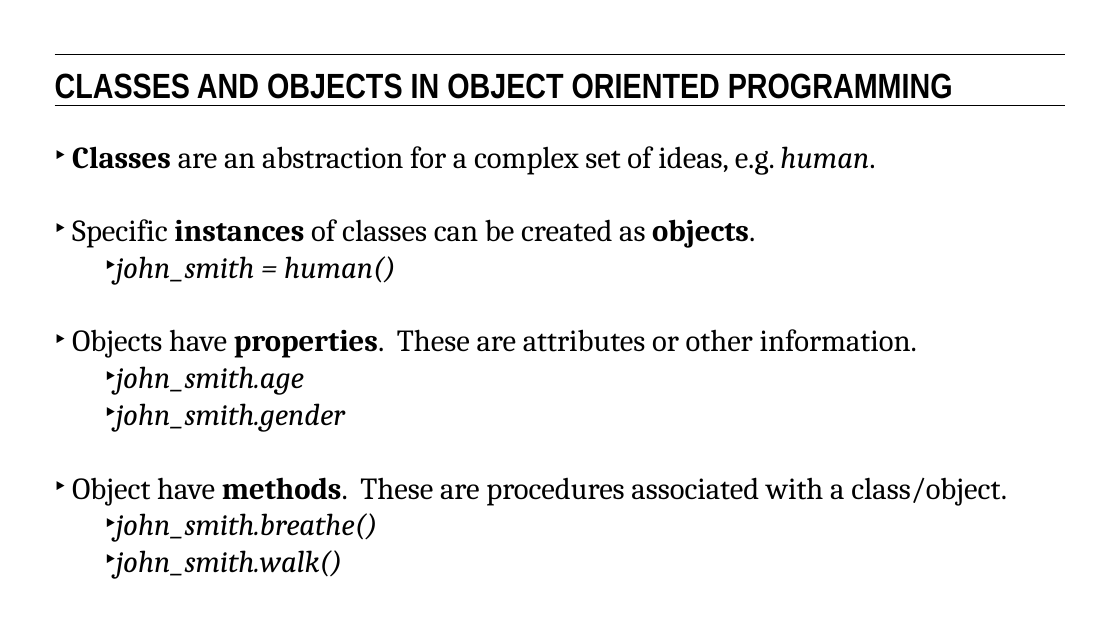
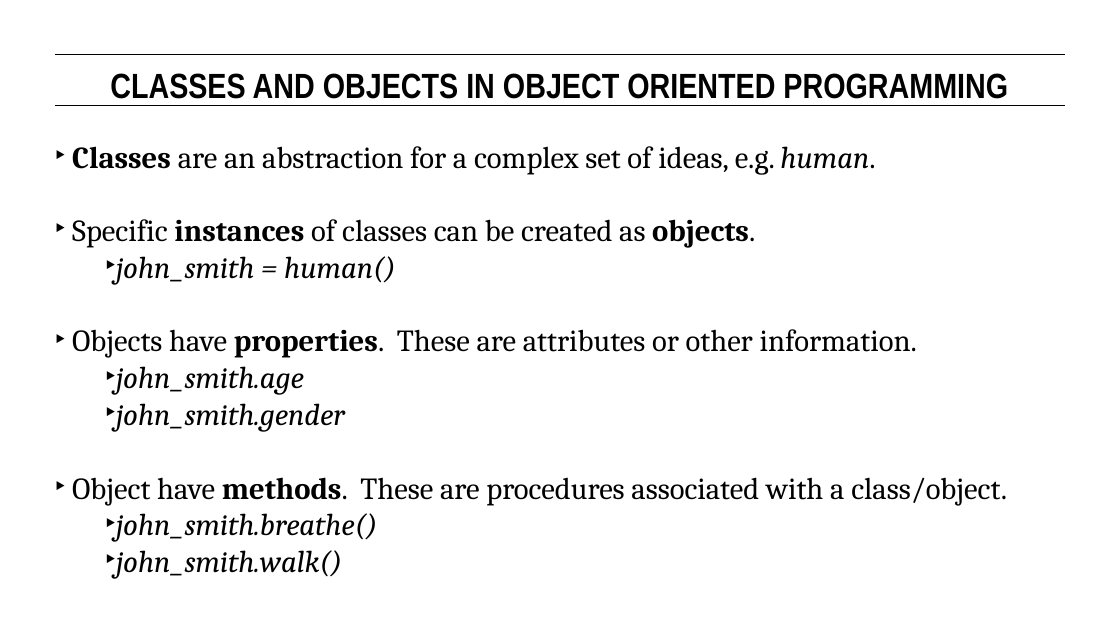
Before and after one commit to eflautt/ga-data-science, a slide deck: slide 20 of lessons/lesson-06/assets/slides/06-intro-to-regression-analysis.pptx. Drawn at 1120x629 pixels with LibreOffice and Linux fonts; fonts in the diff are those of the drawing. Boxes give left, top, right and bottom in pixels: in the first picture for what was removed or moved away, otherwise in the second. Text is boxed around its words. In the diff, an @@ line names an element or a change of style, - is before the commit and + after.

```diff
--- a/lessons/lesson-06/assets/slides/06-intro-to-regression-analysis.pptx
+++ b/lessons/lesson-06/assets/slides/06-intro-to-regression-analysis.pptx
@@ text "CLASSES AND OBJECTS IN OBJECT ...": place and size @@
-text "CLASSES AND OBJECTS IN OBJECT ..." at (55, 73, 953, 99)
+text "CLASSES AND OBJECTS IN OBJECT ..." at (110, 73, 1008, 99)
@@ text "CLASSES AND OBJECTS IN OBJECT ..." at (110, 73, 1008, 99): alignment left to centre @@
```
Also in this commit, not shown: 15 other slides changed, 24 other files.
